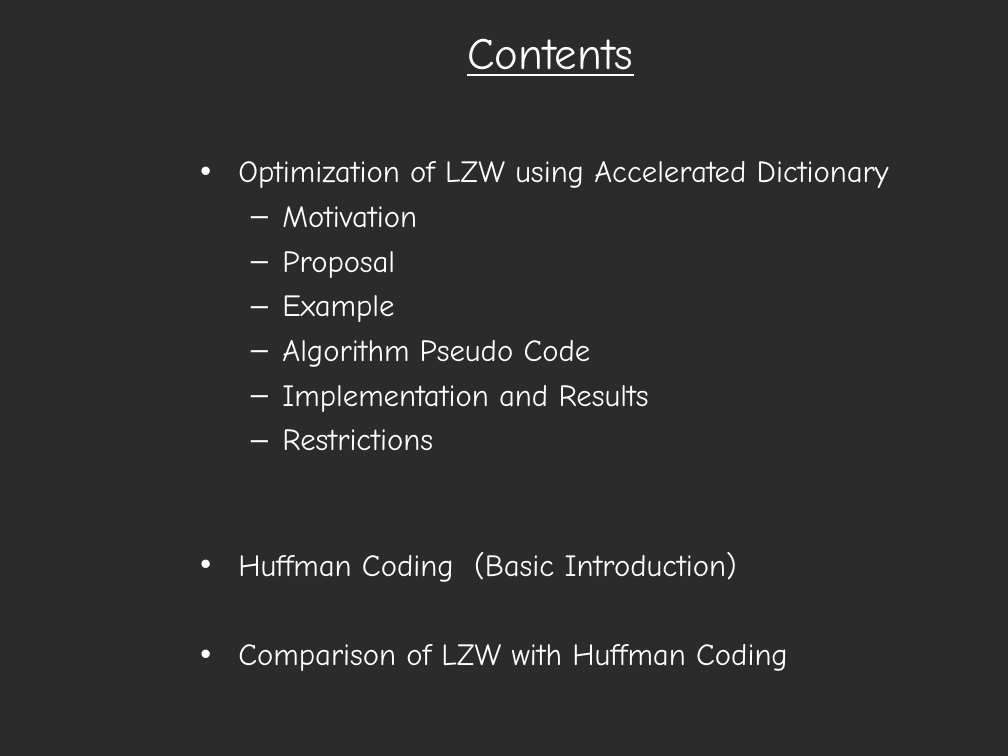
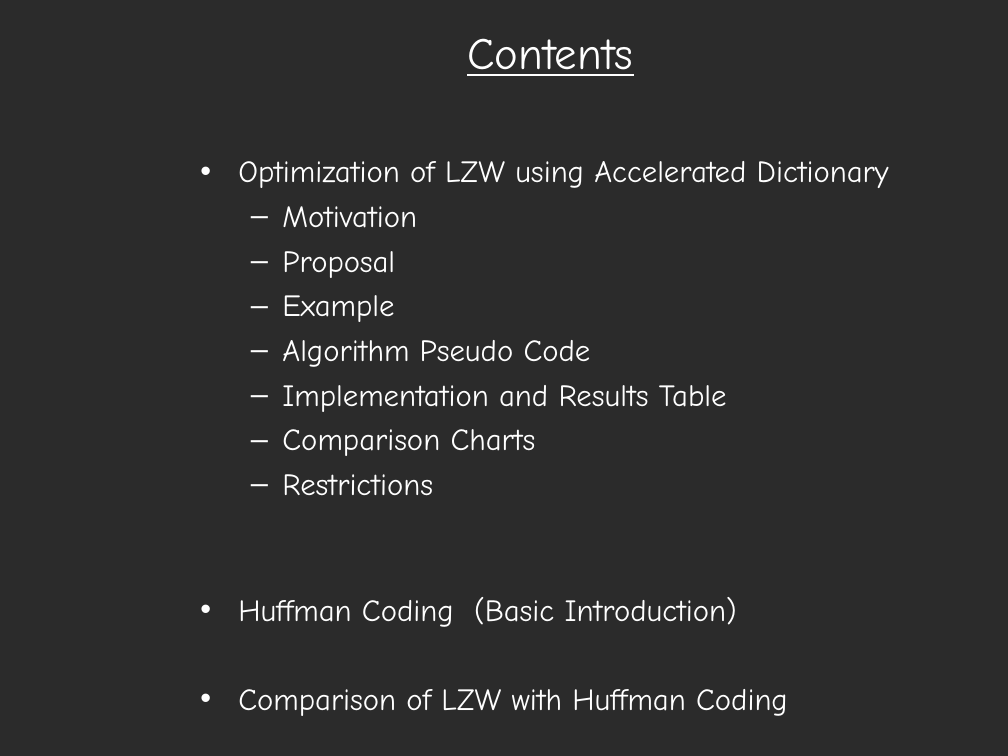
Before and after one commit to arushi-jain-27/LZW_Compression, a slide deck: slide 4 of LZW Presentation.ppt. Drawn at 1008x756 pixels with LibreOffice and Linux fonts; fonts in the diff are those of the drawing; background and template pictures are left out; a plain dark background stands for a picture behind light text. Boxes give left, top, right and bottom in pixels: in the first picture for what was removed or moved away, otherwise in the second. Text is boxed around its words. In the diff, an @@ line names an element or a change of style, - is before the commit and + after.

```diff
--- a/LZW Presentation.ppt
+++ b/LZW Presentation.ppt
@@ text at (x1=282, y1=385, x2=727, y2=456): text changed @@
-  – Implementation and Results
+  – Implementation and Results Table
+  – Comparison Charts
```
Also in this commit, not shown: 3 slides added.
